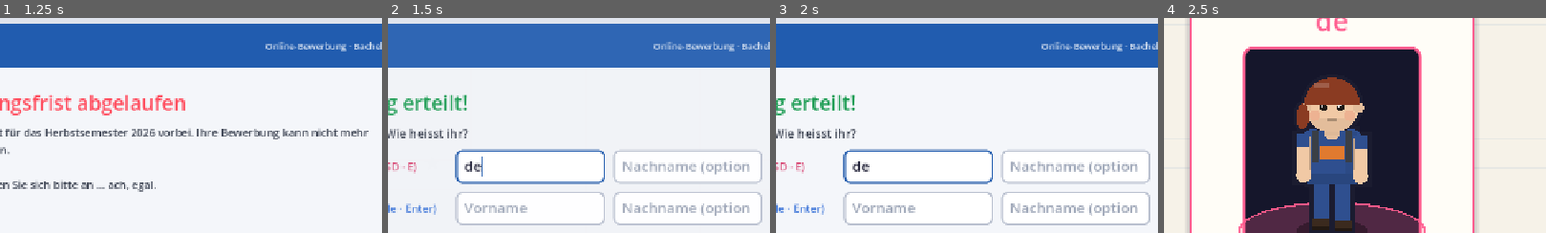
Above: before the commit, frames 1-4 (left to right).
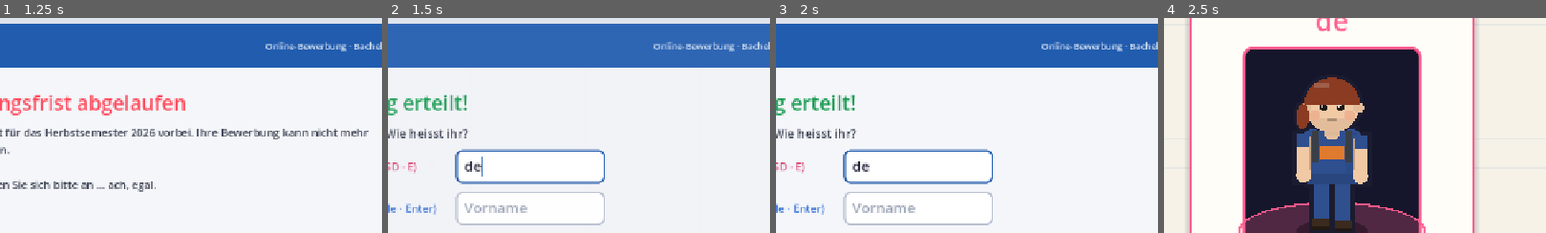
Above: after the commit, the same moments.

Repository: fzehnder/viscon-game
Game: Godot game, scene res://menu.tscn
The game is run twice, just before and just after one commit, with the same random seed, the same clock (stepped at 60 frames per second) and the same inputs.
Inputs (mouse positions are % of the whole screen's width and height, from its top left):
- Up to frame 1 (1.25 s): click "START" at 0.5 s
- Up to frame 2 (1.5 s): tap Enter at 1.25 s; move the mouse to (72, 45) at 1.27 s; hold D from 1.28 s (still down); tap E at 1.35 s; click (72, 45) at 1.42 s
- Up to frame 3 (2 s): keep holding D; tap Space at 1.52 s
- Up to frame 4 (2.5 s): release D at 2 s; click "Bewerbung abschicken" at 2 s
The pictures show only the part of the screen within x 28-78%, y 16-66%; the shares and areas given below are measured in that part.

Frame 1 is identical in both runs. In frame 2, 2.8% of the frame differs, in the area x 58-98%, y 61-97%; in frame 3, 2.9%; in frame 4, nothing differs.

Commit message:
Legi without a surname: one name field per player
The name step of the intro asks for the first name only, the Legi shows it alone
in the band, and Game.surnames is gone.

Co-Authored-By: Claude Opus 5.5 <noreply@anthropic.com>

Diff:
--- a/godot/scripts/game_state.gd
+++ b/godot/scripts/game_state.gd
@@ -29,7 +29,6 @@
 var photos: Array = [null, null]      # Texture2D from the camera, or null (then the character is drawn)
 var legi_ids: Array = ["26-622-806", "26-706-606"]
 var birthdays: Array = ["01.11.2005", "06.06.2006"]
-var surnames: Array = ["", ""]        # optional, only shown on the Legi
 var programmes: Array = [0, 1]        # index into PROGRAMMES, chosen with the character design
 var player_looks: Array = []
 
--- a/godot/scripts/legi_card.gd
+++ b/godot/scripts/legi_card.gd
@@ -1,10 +1,10 @@
 extends Control
 ## A student ID card ("Legi") in the layout of the real ETH Legi: slanted ETH logo top left, a light
-## blue band across the card with surname, first name and birthday, the photo top right in a white
+## blue band across the card with the name and the birthday, the photo top right in a white
 ## frame, below it the study programme and number, and the rewritable strip that shows the validity
 ## (S, date, ASVZ) once the card is validated.
-## `set_player(i)` fills in everything from the Game autoload. The surname line only appears if
-## the player entered one. Without a photo, the player's character is drawn instead.
+## `set_player(i)` fills in everything from the Game autoload. Without a photo, the player's
+## character is drawn instead.
 ## `validated` shows the validity on the strip, `validate()` prints it with a little pop.
 
 const ART = preload("res://scripts/character_art.gd")
@@ -19,7 +19,6 @@
 
 var photo: Texture2D
 var pname := ""
-var surname := ""
 var birthday := ""
 var programme := ""
 var number := ""
@@ -50,7 +49,6 @@
 func set_player(i: int) -> void:
 	photo = Game.photos[i]
 	pname = Game.name_of(i)
-	surname = String(Game.surnames[i]).strip_edges()
 	birthday = String(Game.birthdays[i])
 	programme = Game.programme_of(i)
 	number = String(Game.legi_ids[i])
@@ -121,12 +119,8 @@
 		draw_rect(Rect2(pr.end.x, pr.position.y, frame.end.x - pr.end.x, pr.size.y), Color.WHITE)
 		draw_rect(Rect2(frame.position.x - 10, frame.end.y, frame.size.x + 20, 186 - frame.end.y), BAND)
 	draw_string(font, Vector2(200, 178), "Gültig bis / valid through", HORIZONTAL_ALIGNMENT_RIGHT, 197, 11, INK)
-	# surname (if there is one), first name and, after a gap, the birthday in the band
-	if surname != "":
-		_fit(font, surname, Vector2(34, 116), 230, 17, INK)
-		_fit(font, pname, Vector2(34, 134), 230, 17, INK)
-	else:
-		_fit(font, pname, Vector2(34, 116), 230, 17, INK)
+	# the name and, after a gap, the birthday in the band
+	_fit(font, pname, Vector2(34, 116), 230, 17, INK)
 	draw_string(font, Vector2(34, 168), birthday, HORIZONTAL_ALIGNMENT_LEFT, -1, 18, INK)
 	# programme and Legi number, printed onto the strip
 	_fit(font, "Studies", Vector2(40, 204), 190, 14, PRINT, true)
--- a/godot/scripts/menu.gd
+++ b/godot/scripts/menu.gd
@@ -69,7 +69,6 @@
 var hack_end_t := 0.0
 # names
 var name_edits: Array = []
-var surname_edits: Array = []
 # photo
 var photo_pid := 0
 var cam_feed: CameraFeed
@@ -514,7 +513,6 @@
 	content.add_child(ok)
 	content.add_child(UI.label("Fast geschafft. Wie heisst ihr?", 20, Color("3a4150")))
 	name_edits = []
-	surname_edits = []
 	for i in 2:
 		var row := HBoxContainer.new()
 		row.add_theme_constant_override("separation", 14)
@@ -525,13 +523,8 @@
 		var e := _name_edit("Vorname", String(Game.names[i]), 14)
 		row.add_child(e)
 		name_edits.append(e)
-		# surname: optional, only shown on the Legi
-		var se := _name_edit("Nachname (optional)", String(Game.surnames[i]), 18)
-		row.add_child(se)
-		surname_edits.append(se)
 		var idx := i
-		e.text_submitted.connect(func(_s: String): se.grab_focus())
-		se.text_submitted.connect(func(_s: String): _name_submitted(idx))
+		e.text_submitted.connect(func(_s: String): _name_submitted(idx))
 	var send := UI.button("Bewerbung abschicken", UI.ETH_BLUE, 22)
 	send.size_flags_horizontal = Control.SIZE_SHRINK_END
 	send.pressed.connect(_names_done)
@@ -566,7 +559,6 @@
 func _names_done() -> void:
 	for i in 2:
 		Game.names[i] = (name_edits[i] as LineEdit).text.strip_edges()
-		Game.surnames[i] = (surname_edits[i] as LineEdit).text.strip_edges()
 	UI.sfx("grant")
 	photo_pid = 0
 	_go("photo")
Not shown, changed: CLAUDE.md
